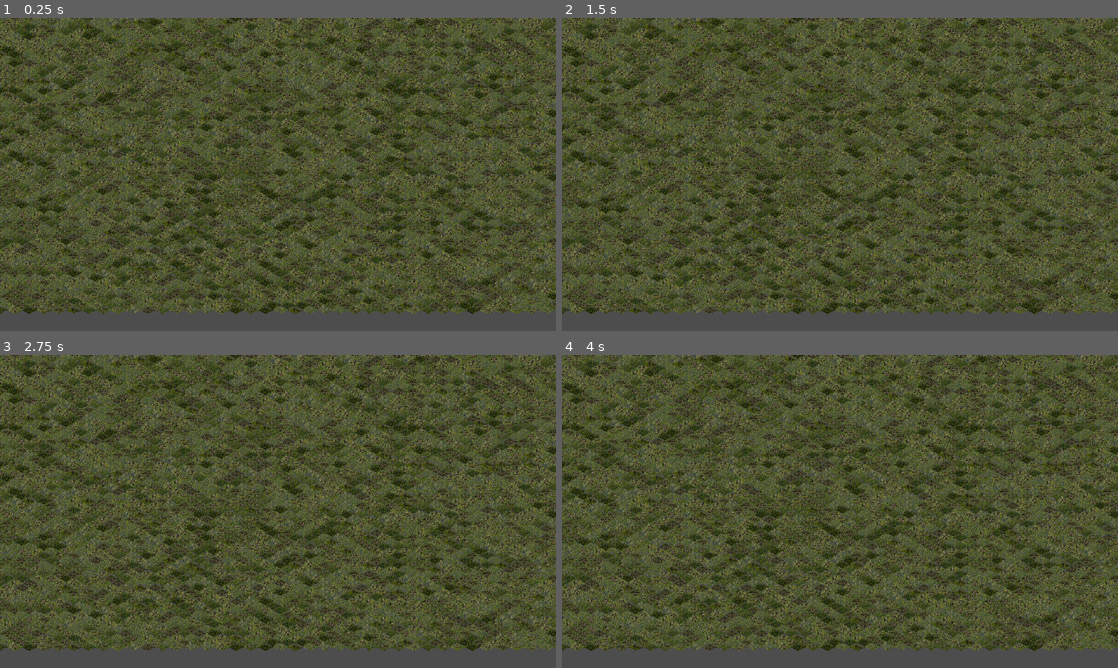
Above: before the commit, frames 1-4 (two rows, left to right).
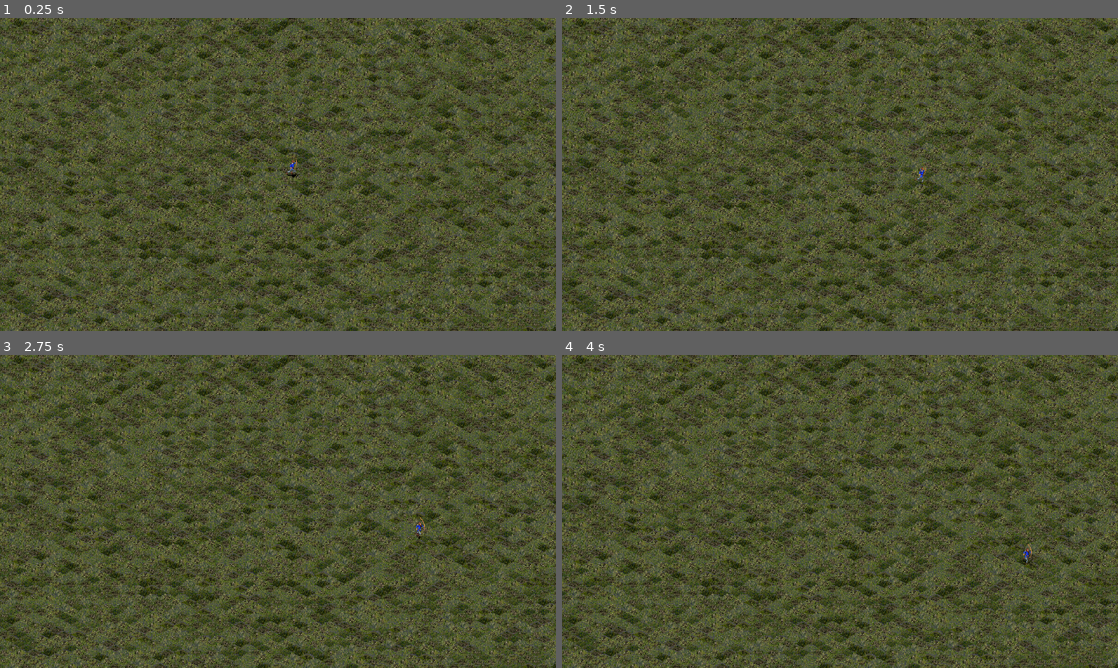
Above: after the commit, the same moments.

Repository: juliohq/open-fortress
Game: Godot game, scene res://main.tscn
Same seed, same stepped clock (60 frames per second), same inputs: the game is played once before the commit and once after it.
Inputs:
- Up to frame 1 (0.25 s): no input
- Up to frame 2 (1.5 s): tap Enter at 1.25 s
- Up to frame 3 (2.75 s): no input
- Up to frame 4 (4 s): tap Space at 2.75 s; tap Enter at 3.5 s

The runs differ from the first frame. In frame 1, 60% of the frame differs, in the area x 0-100%, y 0-100%; in frame 2, 60%; in frame 3, 60%; in frame 4, 60%.

Commit message:
Add archer

Diff:
--- a/maps/map.tscn
+++ b/maps/map.tscn
@@ -1,7 +1,8 @@
-[gd_scene load_steps=3 format=3 uid="uid://t2ble8pmh5i1"]
+[gd_scene load_steps=4 format=3 uid="uid://t2ble8pmh5i1"]
 
 [ext_resource type="Script" path="res://maps/map.gd" id="1_4bll4"]
 [ext_resource type="TileSet" uid="uid://dyqiqhytekcjo" path="res://maps/tileset.tres" id="2_lggqy"]
+[ext_resource type="PackedScene" uid="uid://dam01xuy3eajr" path="res://units/archer.tscn" id="3_kpsv1"]
 
 [node name="Map" type="Node"]
 script = ExtResource("1_4bll4")
@@ -12,3 +13,7 @@
 format = 2
 layer_0/name = "TERRAIN"
 layer_0/y_sort_enabled = true
+
+[node name="Archer" parent="Tiles" instance=ExtResource("3_kpsv1")]
+
+[node name="Camera" type="Camera2D" parent="."]
--- /dev/null
+++ b/units/archer.tres
@@ -0,0 +1,301 @@
+[gd_resource type="SpriteFrames" load_steps=65 format=3 uid="uid://hlmxfn65bqhh"]
+
+[ext_resource type="Texture2D" uid="uid://b7kl8n5lhrbrx" path="res://assets/sprites/units/archer/walk/down/1.png" id="1_3u1e8"]
+[ext_resource type="Texture2D" uid="uid://clo1dg5k4hs2x" path="res://assets/sprites/units/archer/walk/down/2.png" id="2_2qr2m"]
+[ext_resource type="Texture2D" uid="uid://d1s7cqwp06t88" path="res://assets/sprites/units/archer/walk/down/3.png" id="3_p54ul"]
+[ext_resource type="Texture2D" uid="uid://c53rry2s7222l" path="res://assets/sprites/units/archer/walk/down/4.png" id="4_8fgc4"]
+[ext_resource type="Texture2D" uid="uid://ciyg52d5v4vhc" path="res://assets/sprites/units/archer/walk/down/5.png" id="5_gdtdg"]
+[ext_resource type="Texture2D" uid="uid://c8o446iic2kyj" path="res://assets/sprites/units/archer/walk/down/6.png" id="6_vo4k7"]
+[ext_resource type="Texture2D" uid="uid://domvcbh6368tq" path="res://assets/sprites/units/archer/walk/down/7.png" id="7_p5m03"]
+[ext_resource type="Texture2D" uid="uid://ch2vvr1qj3xwj" path="res://assets/sprites/units/archer/walk/down/8.png" id="8_4pp7k"]
+[ext_resource type="Texture2D" uid="uid://biv4wqy7tha4l" path="res://assets/sprites/units/archer/walk/down_left/1.png" id="9_4rnkd"]
+[ext_resource type="Texture2D" uid="uid://hh87obyyvisy" path="res://assets/sprites/units/archer/walk/left/1.png" id="9_8r5qw"]
+[ext_resource type="Texture2D" uid="uid://cjw3vvpu6c62d" path="res://assets/sprites/units/archer/walk/down_left/2.png" id="10_m7wj6"]
+[ext_resource type="Texture2D" uid="uid://cjbsi4y31md82" path="res://assets/sprites/units/archer/walk/left/2.png" id="10_vwtot"]
+[ext_resource type="Texture2D" uid="uid://bhe4upg6wu0rx" path="res://assets/sprites/units/archer/walk/down_left/3.png" id="11_c1a4p"]
+[ext_resource type="Texture2D" uid="uid://b2gq02smf8ekc" path="res://assets/sprites/units/archer/walk/left/3.png" id="11_tj3s7"]
+[ext_resource type="Texture2D" uid="uid://delmvtbafgs3p" path="res://assets/sprites/units/archer/walk/down_left/4.png" id="12_peqew"]
+[ext_resource type="Texture2D" uid="uid://d2xke3yh6ab7u" path="res://assets/sprites/units/archer/walk/left/4.png" id="12_q6n1a"]
+[ext_resource type="Texture2D" uid="uid://bcjvk6ggbusrc" path="res://assets/sprites/units/archer/walk/left/5.png" id="13_byjum"]
+[ext_resource type="Texture2D" uid="uid://g6r84wnm1fqh" path="res://assets/sprites/units/archer/walk/down_left/5.png" id="13_kobnr"]
+[ext_resource type="Texture2D" uid="uid://bk3ilvhpr1eik" path="res://assets/sprites/units/archer/walk/down_left/6.png" id="14_jbymv"]
+[ext_resource type="Texture2D" uid="uid://c1sjalvt8hg3m" path="res://assets/sprites/units/archer/walk/left/6.png" id="14_wootl"]
+[ext_resource type="Texture2D" uid="uid://b0stvnyaibw5l" path="res://assets/sprites/units/archer/walk/down_left/7.png" id="15_8asry"]
+[ext_resource type="Texture2D" uid="uid://d0rnu0mt2ogma" path="res://assets/sprites/units/archer/walk/left/7.png" id="15_kis7s"]
+[ext_resource type="Texture2D" uid="uid://bjbrde4cok2m5" path="res://assets/sprites/units/archer/walk/down_left/8.png" id="16_8yuwv"]
+[ext_resource type="Texture2D" uid="uid://cruwduea0xpg7" path="res://assets/sprites/units/archer/walk/left/8.png" id="16_lllwf"]
+[ext_resource type="Texture2D" uid="uid://ctfam553c45v2" path="res://assets/sprites/units/archer/walk/down_right/1.png" id="17_34qta"]
+[ext_resource type="Texture2D" uid="uid://q7c6esgc2rff" path="res://assets/sprites/units/archer/walk/right/1.png" id="17_wmou6"]
+[ext_resource type="Texture2D" uid="uid://bx86awsfr0pep" path="res://assets/sprites/units/archer/walk/down_right/2.png" id="18_cm0s2"]
+[ext_resource type="Texture2D" uid="uid://cyxgvpp7l0yjf" path="res://assets/sprites/units/archer/walk/right/2.png" id="18_vq8fl"]
+[ext_resource type="Texture2D" uid="uid://bf3jgq2d5qod5" path="res://assets/sprites/units/archer/walk/down_right/3.png" id="19_jadkj"]
+[ext_resource type="Texture2D" uid="uid://b43a243fmuu58" path="res://assets/sprites/units/archer/walk/right/3.png" id="19_l4aqp"]
+[ext_resource type="Texture2D" uid="uid://don54q2cr7n06" path="res://assets/sprites/units/archer/walk/right/4.png" id="20_hi0li"]
+[ext_resource type="Texture2D" uid="uid://btgt2qpjst626" path="res://assets/sprites/units/archer/walk/down_right/4.png" id="20_oj3kg"]
+[ext_resource type="Texture2D" uid="uid://w7oayk68c24l" path="res://assets/sprites/units/archer/walk/right/5.png" id="21_2fw12"]
+[ext_resource type="Texture2D" uid="uid://cgykxa6t2pql7" path="res://assets/sprites/units/archer/walk/down_right/5.png" id="21_yimwe"]
+[ext_resource type="Texture2D" uid="uid://741jx7allnq6" path="res://assets/sprites/units/archer/walk/right/6.png" id="22_h8hg8"]
+[ext_resource type="Texture2D" uid="uid://xkcmyxqk4rmo" path="res://assets/sprites/units/archer/walk/down_right/6.png" id="22_m2yro"]
+[ext_resource type="Texture2D" uid="uid://cpoxp7sx05kur" path="res://assets/sprites/units/archer/walk/right/7.png" id="23_m0hmx"]
+[ext_resource type="Texture2D" uid="uid://s81i3sowcnyg" path="res://assets/sprites/units/archer/walk/down_right/7.png" id="23_vgvtp"]
+[ext_resource type="Texture2D" uid="uid://cji2lrtjtr0h7" path="res://assets/sprites/units/archer/walk/down_right/8.png" id="24_w2o8b"]
+[ext_resource type="Texture2D" uid="uid://bfq15aeb1n5j" path="res://assets/sprites/units/archer/walk/right/8.png" id="24_x8n03"]
+[ext_resource type="Texture2D" uid="uid://c4k85k68w2ods" path="res://assets/sprites/units/archer/walk/up/1.png" id="25_0kyg6"]
+[ext_resource type="Texture2D" uid="uid://t8agnt0he028" path="res://assets/sprites/units/archer/walk/up/2.png" id="26_i8d56"]
+[ext_resource type="Texture2D" uid="uid://2lbay6knqnrn" path="res://assets/sprites/units/archer/walk/up/3.png" id="27_k63dg"]
+[ext_resource type="Texture2D" uid="uid://d2gtloy6435cs" path="res://assets/sprites/units/archer/walk/up/4.png" id="28_lxaj0"]
+[ext_resource type="Texture2D" uid="uid://dnb3irs78hilp" path="res://assets/sprites/units/archer/walk/up/5.png" id="29_fv7w6"]
+[ext_resource type="Texture2D" uid="uid://bh6yiykj6racq" path="res://assets/sprites/units/archer/walk/up/6.png" id="30_7vxep"]
+[ext_resource type="Texture2D" uid="uid://be6543kdlrrcs" path="res://assets/sprites/units/archer/walk/up/7.png" id="31_3nbv5"]
+[ext_resource type="Texture2D" uid="uid://d4j85noseov87" path="res://assets/sprites/units/archer/walk/up/8.png" id="32_umdsw"]
+[ext_resource type="Texture2D" uid="uid://10wxg4xypdvj" path="res://assets/sprites/units/archer/walk/up_left/1.png" id="49_vbc1u"]
+[ext_resource type="Texture2D" uid="uid://nh7t0v31nwur" path="res://assets/sprites/units/archer/walk/up_left/2.png" id="50_fgtm2"]
+[ext_resource type="Texture2D" uid="uid://c68upyeivto52" path="res://assets/sprites/units/archer/walk/up_left/3.png" id="51_mcwxl"]
+[ext_resource type="Texture2D" uid="uid://dg08pevqqqkoe" path="res://assets/sprites/units/archer/walk/up_left/4.png" id="52_bk3pg"]
+[ext_resource type="Texture2D" uid="uid://cw88f67x1ae4l" path="res://assets/sprites/units/archer/walk/up_left/5.png" id="53_is4yp"]
+[ext_resource type="Texture2D" uid="uid://drpui4j8aeu8" path="res://assets/sprites/units/archer/walk/up_left/6.png" id="54_0ukrd"]
+[ext_resource type="Texture2D" uid="uid://d1pai8nugt0vl" path="res://assets/sprites/units/archer/walk/up_left/7.png" id="55_rd17w"]
+[ext_resource type="Texture2D" uid="uid://bl8fx7kmrpyjc" path="res://assets/sprites/units/archer/walk/up_left/8.png" id="56_6cp4d"]
+[ext_resource type="Texture2D" uid="uid://dtvx6ayqonftu" path="res://assets/sprites/units/archer/walk/up_right/1.png" id="57_wswi2"]
+[ext_resource type="Texture2D" uid="uid://nc0dbj7bglsk" path="res://assets/sprites/units/archer/walk/up_right/2.png" id="58_majm0"]
+[ext_resource type="Texture2D" uid="uid://b4otxbguf63i3" path="res://assets/sprites/units/archer/walk/up_right/3.png" id="59_vq618"]
+[ext_resource type="Texture2D" uid="uid://byyymx07jm6d4" path="res://assets/sprites/units/archer/walk/up_right/4.png" id="60_kmmui"]
+[ext_resource type="Texture2D" uid="uid://bp5qqohdynjai" path="res://assets/sprites/units/archer/walk/up_right/5.png" id="61_oore6"]
+[ext_resource type="Texture2D" uid="uid://dcxui3v74f4mt" path="res://assets/sprites/units/archer/walk/up_right/6.png" id="62_cfaam"]
+[ext_resource type="Texture2D" uid="uid://dw1xs6dh1rvqv" path="res://assets/sprites/units/archer/walk/up_right/7.png" id="63_p1xy3"]
+[ext_resource type="Texture2D" uid="uid://fa5fp1iij1l4" path="res://assets/sprites/units/archer/walk/up_right/8.png" id="64_mjdft"]
+
+[resource]
+animations = [{
+"frames": [{
+"duration": 1.0,
+"texture": ExtResource("1_3u1e8")
+}, {
+"duration": 1.0,
+"texture": ExtResource("2_2qr2m")
+}, {
+"duration": 1.0,
+"texture": ExtResource("3_p54ul")
+}, {
+"duration": 1.0,
+"texture": ExtResource("4_8fgc4")
+}, {
+"duration": 1.0,
+"texture": ExtResource("5_gdtdg")
+}, {
+"duration": 1.0,
+"texture": ExtResource("6_vo4k7")
+}, {
+"duration": 1.0,
+"texture": ExtResource("7_p5m03")
+}, {
+"duration": 1.0,
+"texture": ExtResource("8_4pp7k")
+}],
+"loop": true,
+"name": &"WALK_DOWN",
+"speed": 8.0
+}, {
+"frames": [{
+"duration": 1.0,
+"texture": ExtResource("9_4rnkd")
+}, {
+"duration": 1.0,
+"texture": ExtResource("10_m7wj6")
+}, {
+"duration": 1.0,
+"texture": ExtResource("11_c1a4p")
+}, {
+"duration": 1.0,
+"texture": ExtResource("12_peqew")
+}, {
+"duration": 1.0,
+"texture": ExtResource("13_kobnr")
+}, {
+"duration": 1.0,
+"texture": ExtResource("14_jbymv")
+}, {
+"duration": 1.0,
+"texture": ExtResource("15_8asry")
+}, {
+"duration": 1.0,
+"texture": ExtResource("16_8yuwv")
+}],
+"loop": true,
+"name": &"WALK_DOWN_LEFT",
+"speed": 8.0
+}, {
+"frames": [{
+"duration": 1.0,
+"texture": ExtResource("17_34qta")
+}, {
+"duration": 1.0,
+"texture": ExtResource("18_cm0s2")
+}, {
+"duration": 1.0,
+"texture": ExtResource("19_jadkj")
+}, {
+"duration": 1.0,
+"texture": ExtResource("20_oj3kg")
+}, {
+"duration": 1.0,
+"texture": ExtResource("21_yimwe")
+}, {
+"duration": 1.0,
+"texture": ExtResource("22_m2yro")
+}, {
+"duration": 1.0,
+"texture": ExtResource("23_vgvtp")
+}, {
+"duration": 1.0,
+"texture": ExtResource("24_w2o8b")
+}],
+"loop": true,
+"name": &"WALK_DOWN_RIGHT",
+"speed": 8.0
+}, {
+"frames": [{
+"duration": 1.0,
+"texture": ExtResource("9_8r5qw")
+}, {
+"duration": 1.0,
+"texture": ExtResource("10_vwtot")
+}, {
+"duration": 1.0,
+"texture": ExtResource("11_tj3s7")
+}, {
+"duration": 1.0,
+"texture": ExtResource("12_q6n1a")
+}, {
+"duration": 1.0,
+"texture": ExtResource("13_byjum")
+}, {
+"duration": 1.0,
+"texture": ExtResource("14_wootl")
+}, {
+"duration": 1.0,
+"texture": ExtResource("15_kis7s")
+}, {
+"duration": 1.0,
+"texture": ExtResource("16_lllwf")
+}],
+"loop": true,
+"name": &"WALK_LEFT",
+"speed": 8.0
+}, {
+"frames": [{
+"duration": 1.0,
+"texture": ExtResource("17_wmou6")
+}, {
+"duration": 1.0,
+"texture": ExtResource("18_vq8fl")
+}, {
+"duration": 1.0,
+"texture": ExtResource("19_l4aqp")
+}, {
+"duration": 1.0,
+"texture": ExtResource("20_hi0li")
+}, {
+"duration": 1.0,
+"texture": ExtResource("21_2fw12")
+}, {
+"duration": 1.0,
+"texture": ExtResource("22_h8hg8")
+}, {
+"duration": 1.0,
+"texture": ExtResource("23_m0hmx")
+}, {
+"duration": 1.0,
+"texture": ExtResource("24_x8n03")
+}],
+"loop": true,
+"name": &"WALK_RIGHT",
+"speed": 8.0
+}, {
+"frames": [{
+"duration": 1.0,
+"texture": ExtResource("25_0kyg6")
+}, {
+"duration": 1.0,
+"texture": ExtResource("26_i8d56")
+}, {
+"duration": 1.0,
+"texture": ExtResource("27_k63dg")
+}, {
+"duration": 1.0,
+"texture": ExtResource("28_lxaj0")
+}, {
+"duration": 1.0,
+"texture": ExtResource("29_fv7w6")
+}, {
+"duration": 1.0,
+"texture": ExtResource("30_7vxep")
+}, {
+"duration": 1.0,
+"texture": ExtResource("31_3nbv5")
+}, {
+"duration": 1.0,
+"texture": ExtResource("32_umdsw")
+}],
+"loop": true,
+"name": &"WALK_UP",
+"speed": 8.0
+}, {
+"frames": [{
+"duration": 1.0,
+"texture": ExtResource("49_vbc1u")
+}, {
+"duration": 1.0,
+"texture": ExtResource("50_fgtm2")
+}, {
+"duration": 1.0,
+"texture": ExtResource("51_mcwxl")
+}, {
+"duration": 1.0,
+"texture": ExtResource("52_bk3pg")
+}, {
+"duration": 1.0,
+"texture": ExtResource("53_is4yp")
+}, {
+"duration": 1.0,
+"texture": ExtResource("54_0ukrd")
+}, {
+"duration": 1.0,
+"texture": ExtResource("55_rd17w")
+}, {
+"duration": 1.0,
+"texture": ExtResource("56_6cp4d")
+}],
+"loop": true,
+"name": &"WALK_UP_LEFT",
+"speed": 8.0
+}, {
+"frames": [{
+"duration": 1.0,
+"texture": ExtResource("57_wswi2")
+}, {
+"duration": 1.0,
+"texture": ExtResource("58_majm0")
+}, {
+"duration": 1.0,
+"texture": ExtResource("59_vq618")
+}, {
+"duration": 1.0,
+"texture": ExtResource("60_kmmui")
+}, {
+"duration": 1.0,
+"texture": ExtResource("61_oore6")
+}, {
+"duration": 1.0,
+"texture": ExtResource("62_cfaam")
+}, {
+"duration": 1.0,
+"texture": ExtResource("63_p1xy3")
+}, {
+"duration": 1.0,
+"texture": ExtResource("64_mjdft")
+}],
+"loop": true,
+"name": &"WALK_UP_RIGHT",
+"speed": 8.0
+}]
--- /dev/null
+++ b/units/archer.tscn
@@ -0,0 +1,11 @@
+[gd_scene load_steps=3 format=3 uid="uid://dam01xuy3eajr"]
+
+[ext_resource type="PackedScene" uid="uid://bb3l330ymbj0n" path="res://units/unit.tscn" id="1_qjkry"]
+[ext_resource type="SpriteFrames" uid="uid://hlmxfn65bqhh" path="res://units/archer.tres" id="2_hsmrj"]
+
+[node name="Archer" instance=ExtResource("1_qjkry")]
+
+[node name="Sprites" parent="." index="0"]
+sprite_frames = ExtResource("2_hsmrj")
+animation = &"WALK_UP_RIGHT"
+offset = Vector2(0, -16)
--- /dev/null
+++ b/units/unit.gd
@@ -0,0 +1,30 @@
+extends Node2D
+
+
+const TILE_TRANSFORM = Vector2(1.0, 0.5)
+const QUARTER = PI / 4.0
+
+@export var speed := 128.0
+
+var direction := Vector2()
+var angle := 0.0
+
+@onready var Sprites = $Sprites
+
+
+func _process(delta):
+	angle += delta * 0.25
+	direction = Vector2.from_angle(angle)
+	translate(direction * TILE_TRANSFORM * speed * delta)
+
+	var side := posmod(snappedf((direction).angle(), QUARTER) / QUARTER, 8)
+	Sprites.play([
+		"WALK_RIGHT",
+		"WALK_DOWN_RIGHT",
+		"WALK_DOWN",
+		"WALK_DOWN_LEFT",
+		"WALK_LEFT",
+		"WALK_UP_LEFT",
+		"WALK_UP",
+		"WALK_UP_RIGHT",
+	][side])
--- a/units/unit.tscn
+++ b/units/unit.tscn
@@ -1,5 +1,8 @@
-[gd_scene format=3 uid="uid://bb3l330ymbj0n"]
+[gd_scene load_steps=2 format=3 uid="uid://bb3l330ymbj0n"]
+
+[ext_resource type="Script" path="res://units/unit.gd" id="1_f1ro1"]
 
 [node name="Unit" type="Node2D"]
+script = ExtResource("1_f1ro1")
 
 [node name="Sprites" type="AnimatedSprite2D" parent="."]
